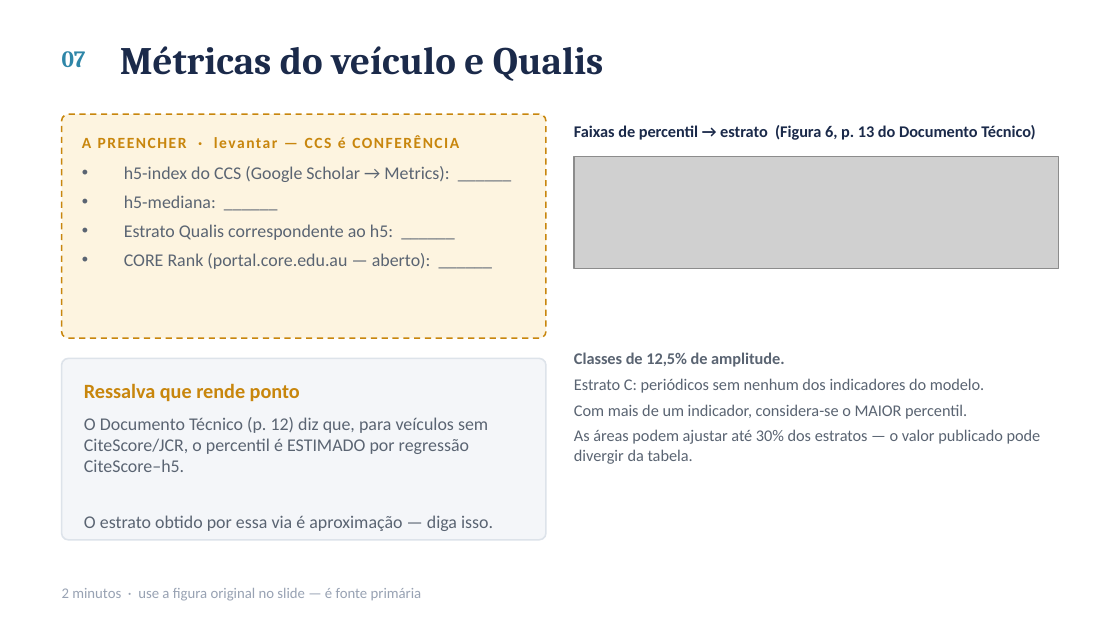
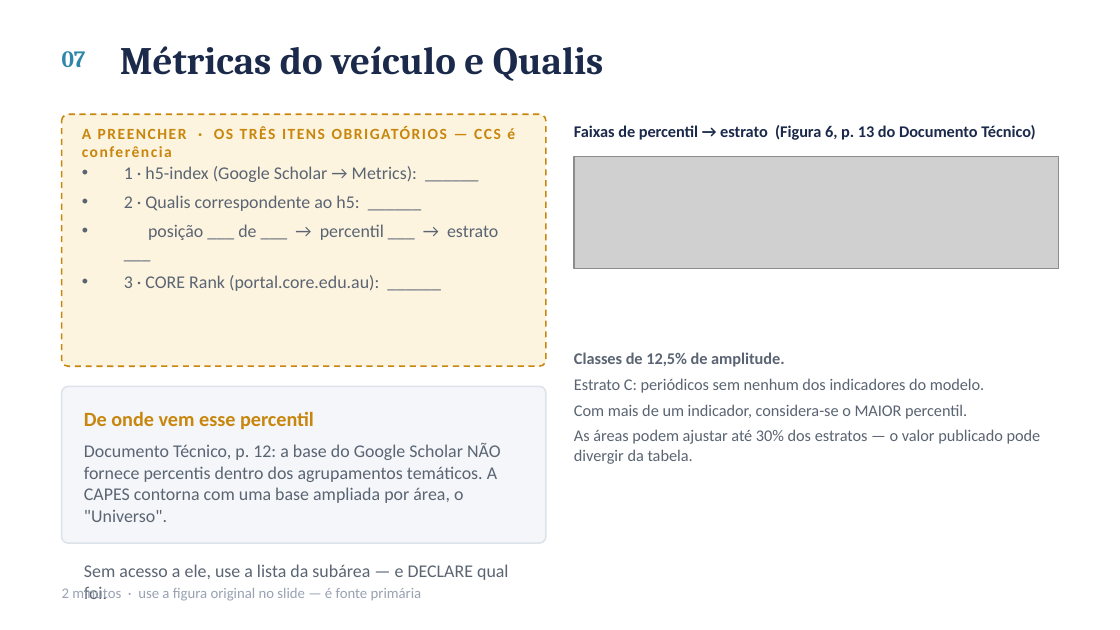
Before and after one commit to ClaudioAMF1/TCC, a slide deck: slide 8 of seminario/seminario-analise-de-artigo.pptx. Drawn at 1120x630 pixels with LibreOffice and Linux fonts; fonts in the diff are those of the drawing; grey boxes stand for pictures. Boxes give left, top, right and bottom in pixels: in the first picture for what was removed or moved away, otherwise in the second. Text is boxed around its words. In the diff, an @@ line names an element or a change of style, - is before the commit and + after.

```diff
--- a/seminario/seminario-analise-de-artigo.pptx
+++ b/seminario/seminario-analise-de-artigo.pptx
@@ rounded rectangle resized from (x1=62, y1=114, x2=547, y2=338) to (x1=62, y1=114, x2=547, y2=366) @@
@@ rounded rectangle at (x1=62, y1=114, x2=547, y2=366): proportions changed @@
@@ text at (x1=82, y1=126, x2=515, y2=157): text changed @@
-A PREENCHER · levantar — CCS é CONFERÊNCIA
+A PREENCHER · OS TRÊS ITENS OBRIGATÓRIOS — CCS é conferência
@@ text at (x1=124, y1=166, x2=498, y2=291): text changed @@
-• h5-index do CCS (Google Scholar → Metrics): ______
-• h5-mediana: ______
-• Estrato Qualis correspondente ao h5: ______
-• CORE Rank (portal.core.edu.au — aberto): ______
+• 1 · h5-index (Google Scholar → Metrics): ______
+• 2 · Qualis correspondente ao h5: ______
+• posição ___ de ___ → percentil ___ → estrato ___
+• 3 · CORE Rank (portal.core.edu.au): ______
@@ rounded rectangle at (x1=62, y1=386, x2=547, y2=543): proportions changed @@
@@ rounded rectangle resized from (x1=62, y1=358, x2=547, y2=540) to (x1=62, y1=386, x2=547, y2=543) @@
@@ text at (x1=84, y1=411, x2=314, y2=430): text changed @@
-Ressalva que rende ponto
+De onde vem esse percentil
@@ text at (x1=84, y1=443, x2=509, y2=599): text changed @@
-O Documento Técnico (p. 12) diz que, para veículos sem CiteScore/JCR, o percentil é ESTIMADO por regressão CiteScore–h5.
-O estrato obtido por essa via é aproximação — diga isso.
+Documento Técnico, p. 12: a base do Google Scholar NÃO fornece percentis dentro dos agrupamentos temáticos. A CAPES contorna com uma base ampliada por área, o "Universo".
+Sem acesso a ele, use a lista da subárea — e DECLARE qual foi.
```
Also in this commit, not shown: 4 other files.
